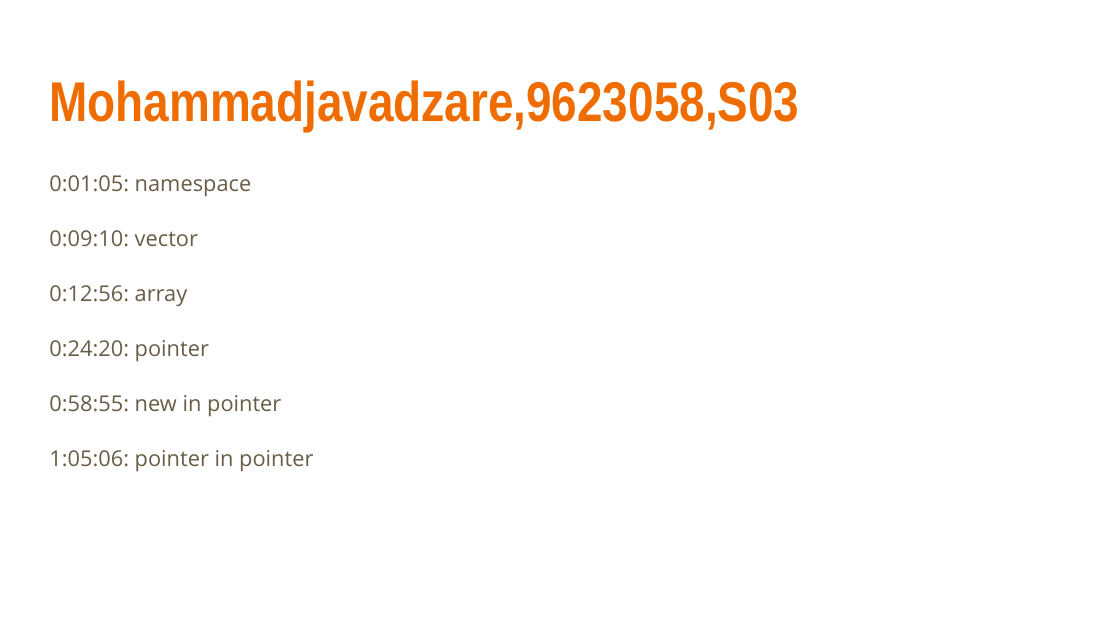
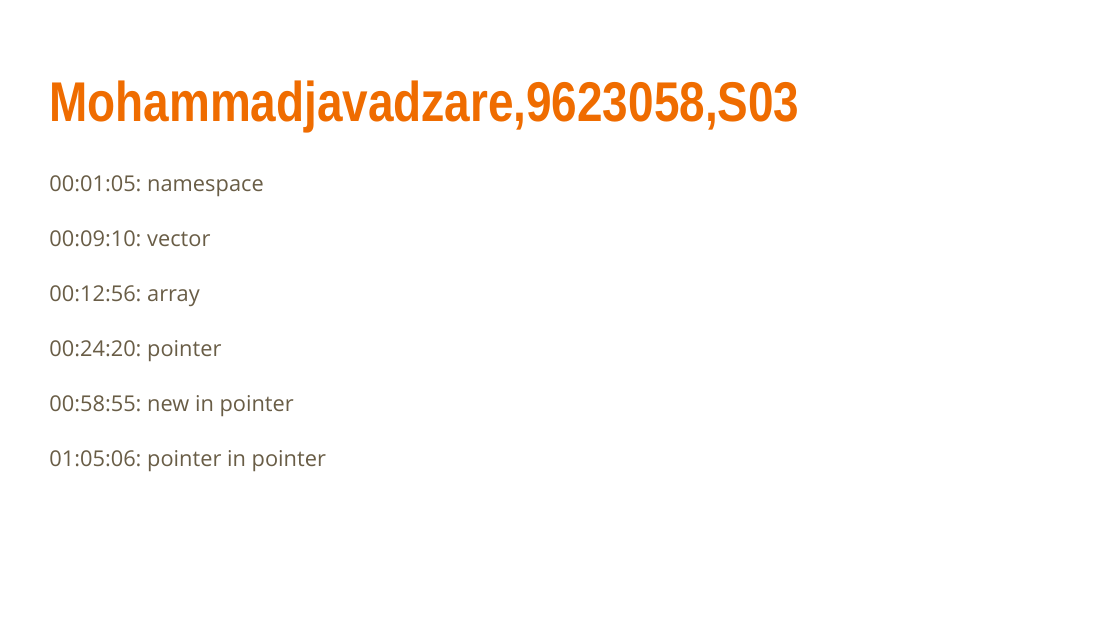
Before and after one commit to EE-AUT/Media-player, a slide deck: slide 4 of Tags/AP.pptx. Drawn at 1120x630 pixels with LibreOffice and Linux fonts; fonts in the diff are those of the drawing. Boxes give left, top, right and bottom in pixels: in the first picture for what was removed or moved away, otherwise in the second. Text is boxed around its words. In the diff, an @@ line names an element or a change of style, - is before the commit and + after.

```diff
--- a/Tags/AP.pptx
+++ b/Tags/AP.pptx
@@ text at [49, 175, 326, 472]: text changed @@
-0:01:05: namespace
-0:09:10: vector
-0:12:56: array
-0:24:20: pointer
-0:58:55: new in pointer
-1:05:06: pointer in pointer
+00:01:05: namespace
+00:09:10: vector
+00:12:56: array
+00:24:20: pointer
+00:58:55: new in pointer
+01:05:06: pointer in pointer
```
Also in this commit, not shown: 7 other files.
